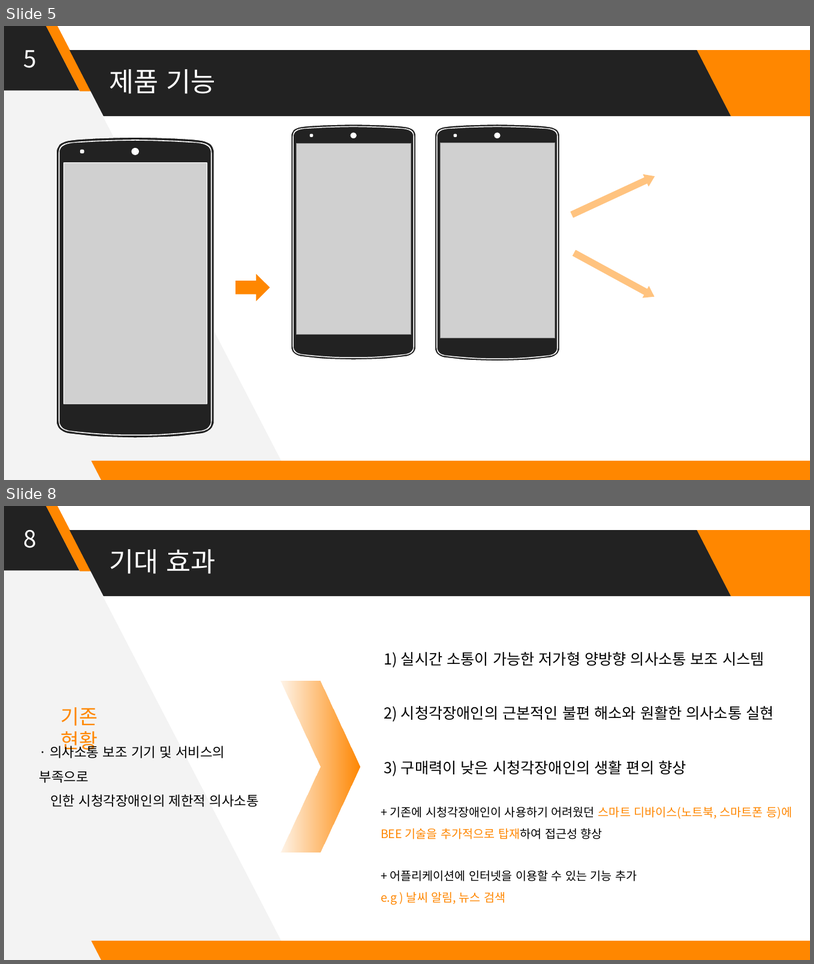
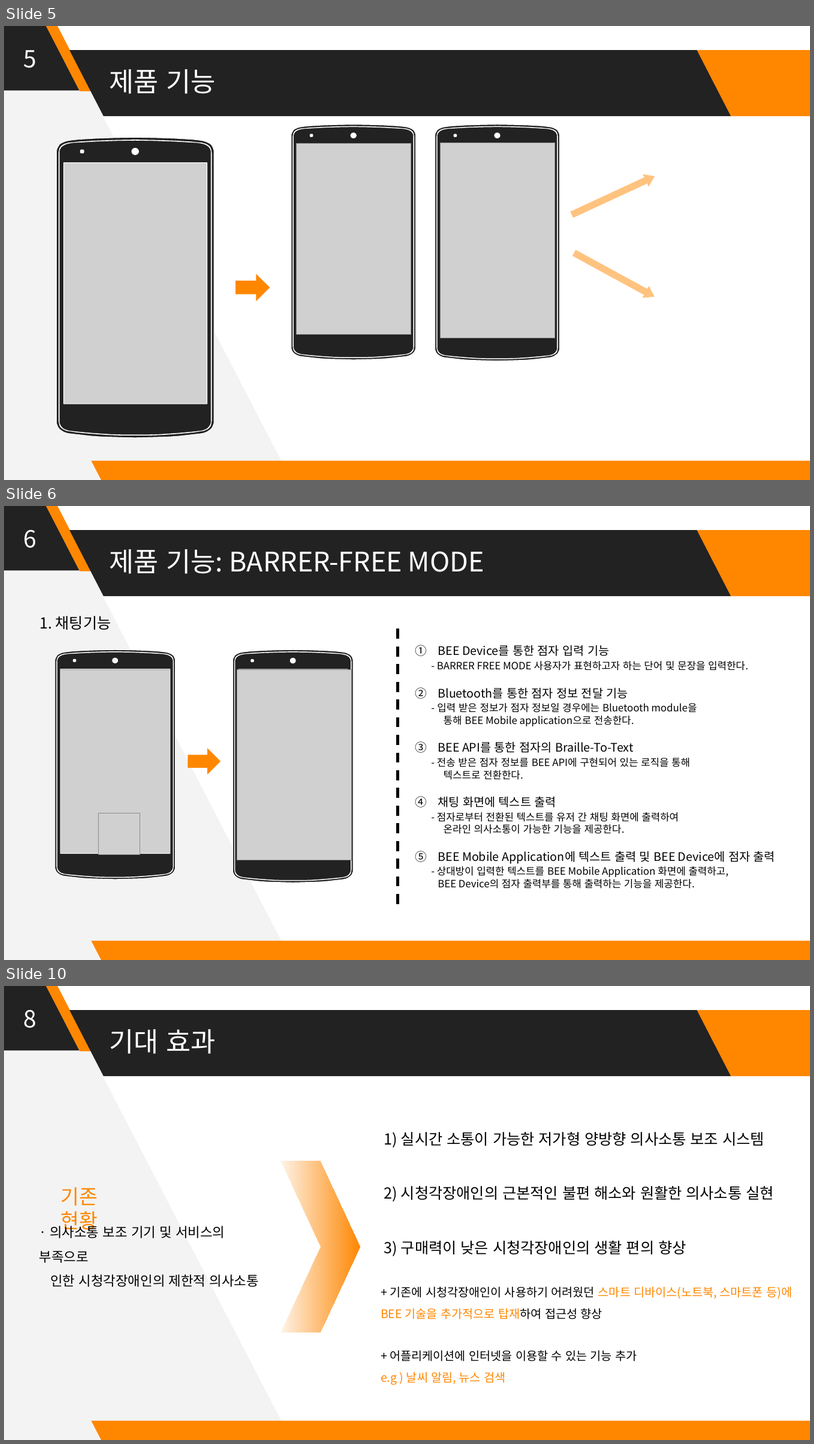
Before and after one commit to Huffon/2019_Capstone_bee, a slide deck: docs/8_Final Presentation Panel.pptx. Shown one above the other, each under a label of ours: slides 5 and 8 before the commit, slides 5, 6 and 10 after it; the slides between them are not shown. The pictures are 814x964 and 814x1444 pixels, drawn with LibreOffice and Linux fonts; fonts in the diff are those of the drawing; grey boxes stand for pictures. Boxes give left, top, right and bottom in pixels: in the first picture for what was removed or moved away, otherwise in the second. Text is boxed around its words. In the diff, an @@ line names an element or a change of style, - is before the commit and + after.

```diff
--- a/docs/8_Final Presentation Panel.pptx
+++ b/docs/8_Final Presentation Panel.pptx
@@ slide 6 added at box(4, 506, 810, 960), background #FFFFFF; not listed: 6 template elements that a slide beside it also shows @@
@@ text added at box(24, 529, 37, 548), 28 pt, text #FFFFFF @@
+6
@@ title added at box(109, 549, 485, 574), 32 pt, text #FFFFFF @@
+제품 기능: BARRER-FREE MODE
@@ text added at box(39, 616, 111, 630), 18 pt, text #000000 @@
+1. 채팅기능
@@ line added from (398, 629) to (398, 906), #000000 3 pt dashed @@
@@ text added at box(437, 645, 776, 888), 12 pt, text #000000 @@
+1. BEE Device를 통한 점자 입력 기능
+- BARRER FREE MODE 사용자가 표현하고자 하는 단어 및 문장을 입력한다.
+2. Bluetooth를 통한 점자 정보 전달 기능
+- 입력 받은 정보가 점자 정보일 경우에는 Bluetooth module을
+통해 BEE Mobile application으로 전송한다.
+3. BEE API를 통한 점자의 Braille-To-Text
+- 전송 받은 점자 정보를 BEE API에 구현되어 있는 로직을 통해
+텍스트로 전환한다.
+4. 채팅 화면에 텍스트 출력
+- 점자로부터 전환된 텍스트를 유저 간 채팅 화면에 출력하여
+온라인 의사소통이 가능한 기능을 제공한다.
+5. BEE Mobile Application에 텍스트 출력 및 BEE Device에 점자 출력
+- 상대방이 입력한 텍스트를 BEE Mobile Application 화면에 출력하고,
+BEE Device의 점자 출력부를 통해 출력하는 기능을 제공한다.
@@ group added at box(55, 649, 353, 882): 3 pictures, 2 freeform shapes, 1 right arrow @@
@@ what was slide 8 is now slide 10 @@
```
Also in this commit, not shown: 2 slides changed, 1 other slide added.
